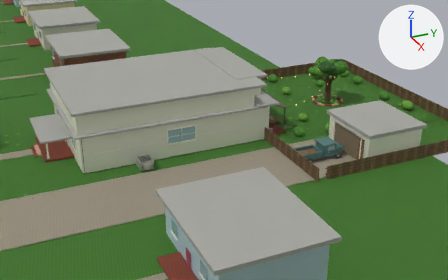
Two versions of the Blender file games/tiger-simulator/models/backyard.blend, one commit apart.
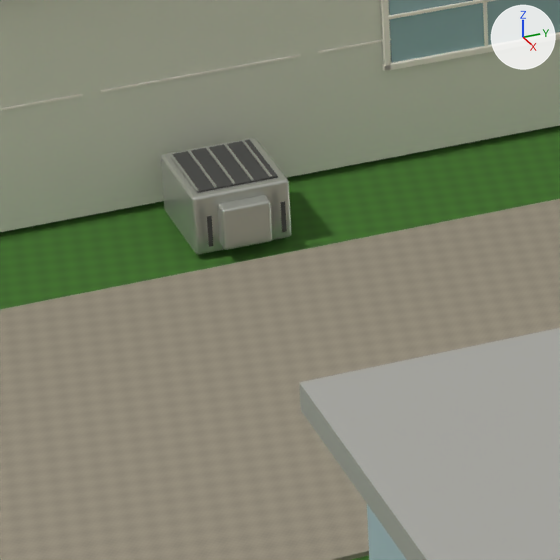
Each version is shown from a 50 mm lens placed at (115.16, -76.04, 52.45), pointed at (10.99, -29.17, 0.37), then close up on the part from 25% to 43% of the width and 48% to 77% of the height. Every picture has the same lights, and +X, +Y and +Z are marked at upper right. The older version's two pictures come first.

Objects in the first close-up: 'Drive concrete', 'Dull metal', 'House siding cream', 'House white trim', 'Lawn', 'Neighbor blue siding', 'Tire rubber', 'Truck glass', 'Weathered roof'.
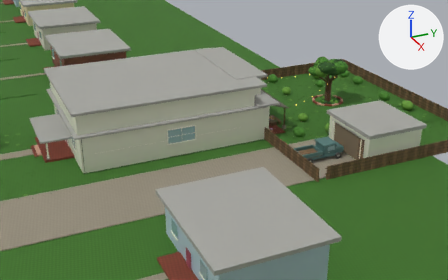
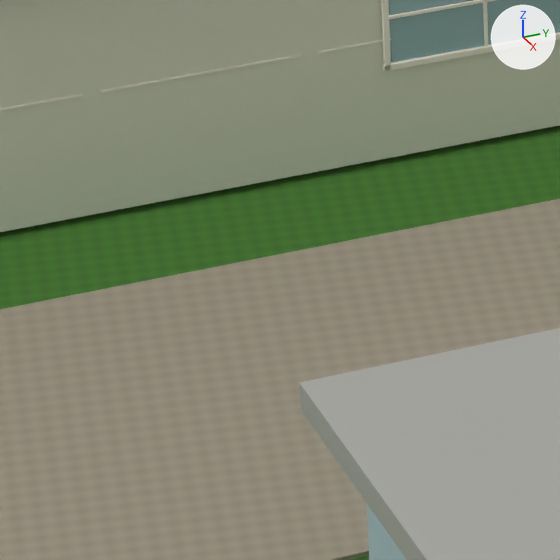
What the commit changed:
me_sphere_595 is used by ob_dull_metal; location (-11.4, -14.88, 5.27); scale (0.07, 0.07, 0.07).
me_sphere_595 had 544 vertices, 470 faces and spanned x -1.0..606.0, y -479.0..67.0, z -75.0..2.0.
me_sphere_595 now has 392 vertices, 332 faces and spans x -1.0..606.0, y -81.0..67.0, z -70.0..2.0.
me_sphere_595 part 1: 7 loose pieces with 152 vertices, spanning x 359.0..407.0, y -479.0..-441.0, z -75.0..-50.0, are deleted.
me_cylinder_204 is used by ob_tire_rubber; location (23.08, -12.55, 0.64); rotation (0.0, 1.571, 0.0), in degrees (0, 90, 0).
me_cylinder_204 had 192 vertices, 116 faces and spanned x -1.1..0.6, y -35.6..0.6, z -9.1..4.0.
me_cylinder_204 now has 144 vertices, 80 faces and spans x -0.6..0.6, y -6.9..0.6, z -0.2..4.0.
me_cylinder_204 part 2: 6 loose pieces with 48 vertices, spanning x -1.1..0.2, y -35.6..-33.5, z -9.1..-6.1, are deleted.

Changed parts and their boxes [x1, y1, x2, y2] in the close-ups (560 x 560 px):
'Dull metal', reshaped (not visible afterwards)
    before: [161, 138, 291, 254]
'Tire rubber', reshaped (not visible afterwards)
    before: [173, 140, 287, 247]
